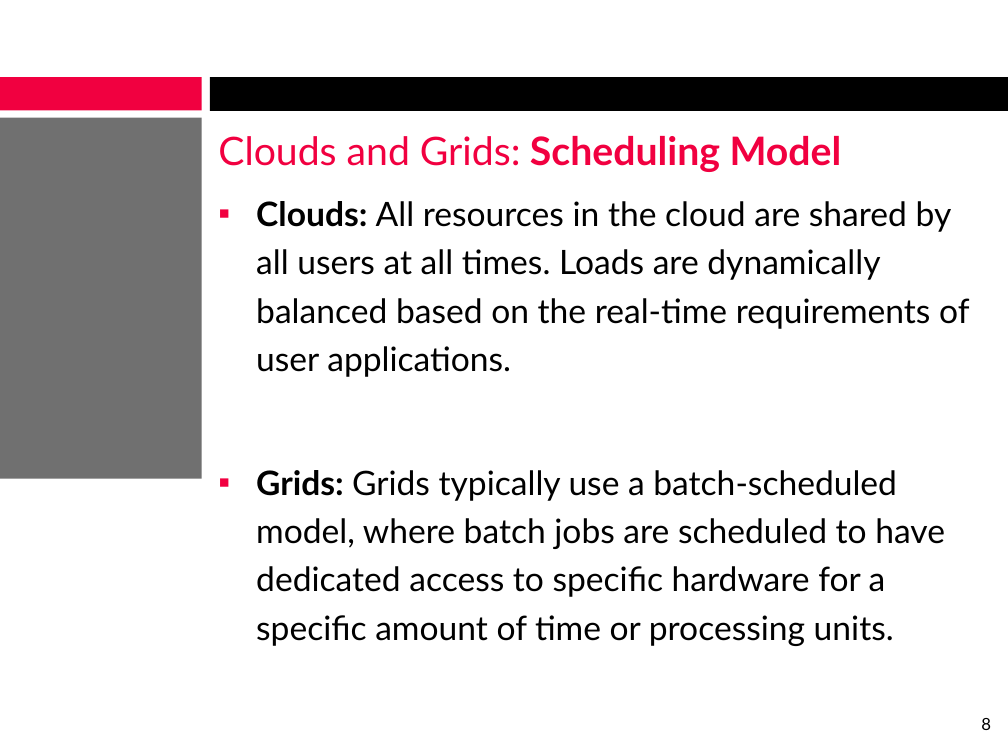
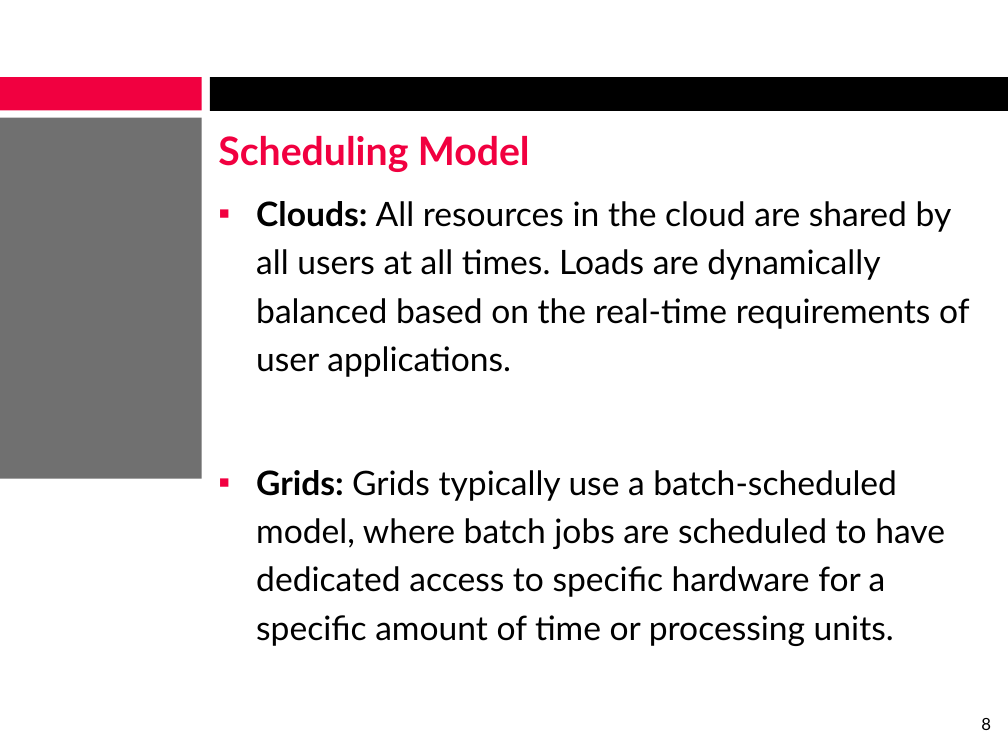
Before and after one commit to alexcraig/Sysc4806-Alarm-System, a slide deck: slide 8 of presentation_slides/Slides_AlexCraig.pptx. Drawn at 1008x756 pixels with LibreOffice and Linux fonts; fonts in the diff are those of the drawing; background and template pictures are left out. Boxes give left, top, right and bottom in pixels: in the first picture for what was removed or moved away, otherwise in the second. Text is boxed around its words. In the diff, an @@ line names an element or a change of style, - is before the commit and + after.

```diff
--- a/presentation_slides/Slides_AlexCraig.pptx
+++ b/presentation_slides/Slides_AlexCraig.pptx
@@ title at (x1=218, y1=136, x2=530, y2=172): text changed; bold on @@
-Clouds and Grids: Scheduling Model
+Scheduling Model
```
Also in this commit, not shown: 9 other slides changed, 1 slide removed.
